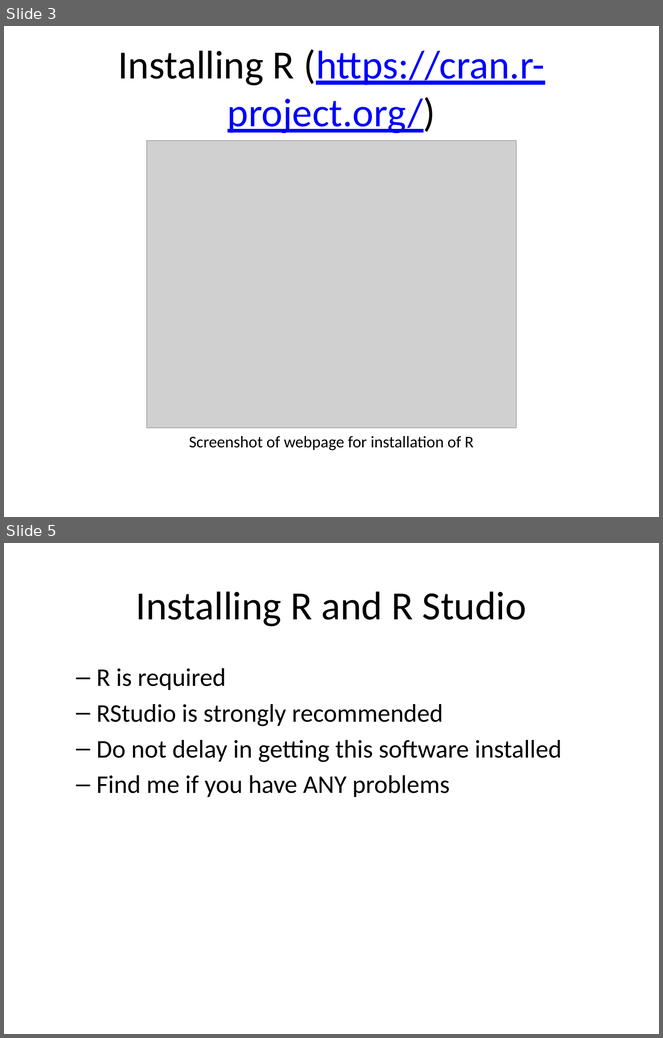
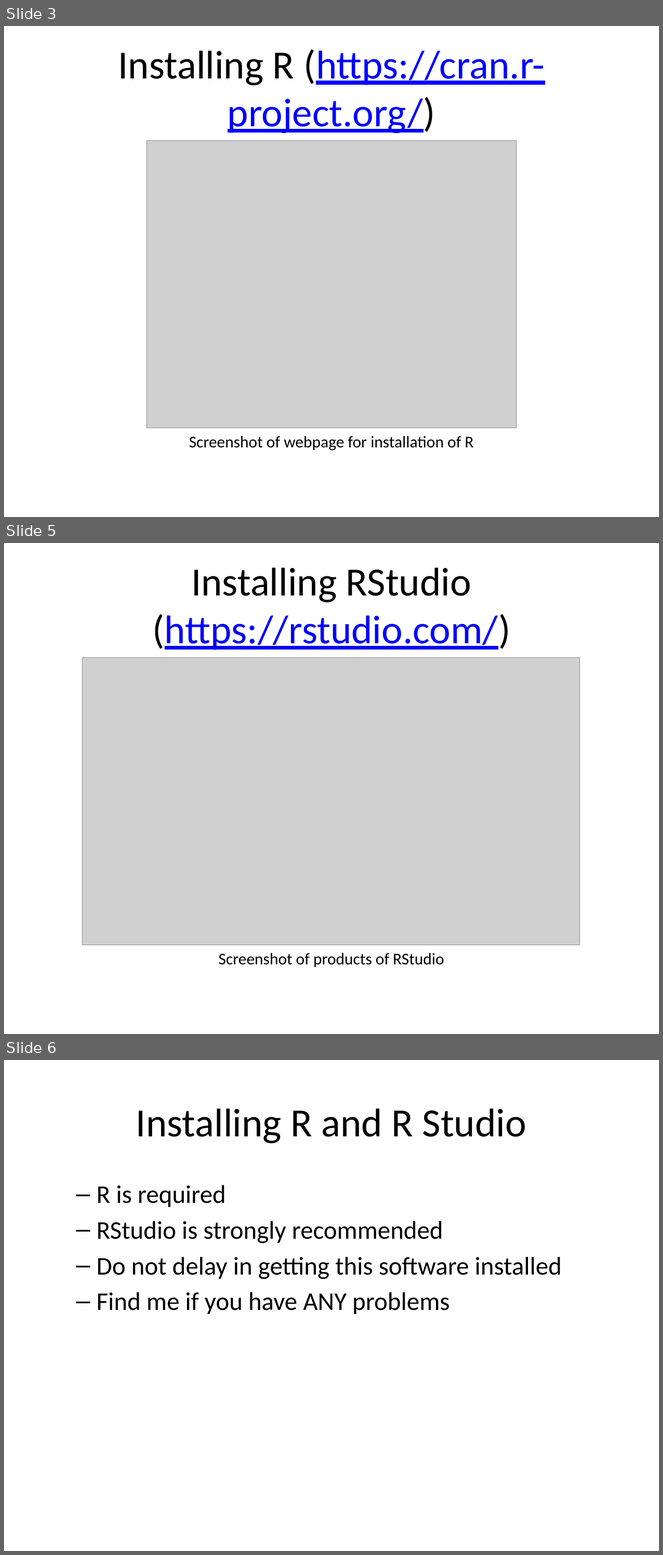
Before and after one commit to pmean/classes, a slide deck: introduction-to-r/src/v01-slides-and-speaker-notes.pptx. Shown one above the other, each under a label of ours: slides 3 and 5 before the commit, slides 3, 5 and 6 after it; the slides between them are not shown. The pictures are 663x1038 and 663x1555 pixels, drawn with LibreOffice and Linux fonts; fonts in the diff are those of the drawing; grey boxes stand for pictures. Boxes give left, top, right and bottom in pixels: in the first picture for what was removed or moved away, otherwise in the second. Text is boxed around its words. In the diff, an @@ line names an element or a change of style, - is before the commit and + after.

```diff
--- a/introduction-to-r/src/v01-slides-and-speaker-notes.pptx
+++ b/introduction-to-r/src/v01-slides-and-speaker-notes.pptx
@@ slide 5 added at (4,543,659,1034), background #FFFFFF @@
@@ title added at (152,567,510,650), 44 pt, text #0000FF, underline @@
+Installing RStudio (https://rstudio.com/)
@@ picture added at (82,657,580,945) @@
@@ text added at (219,953,444,967), 18 pt, text #000000 @@
+Screenshot of products of RStudio
@@ what was slide 5 is now slide 6 @@
```
Also in this commit, not shown: 12 slides changed, 15 other files.
